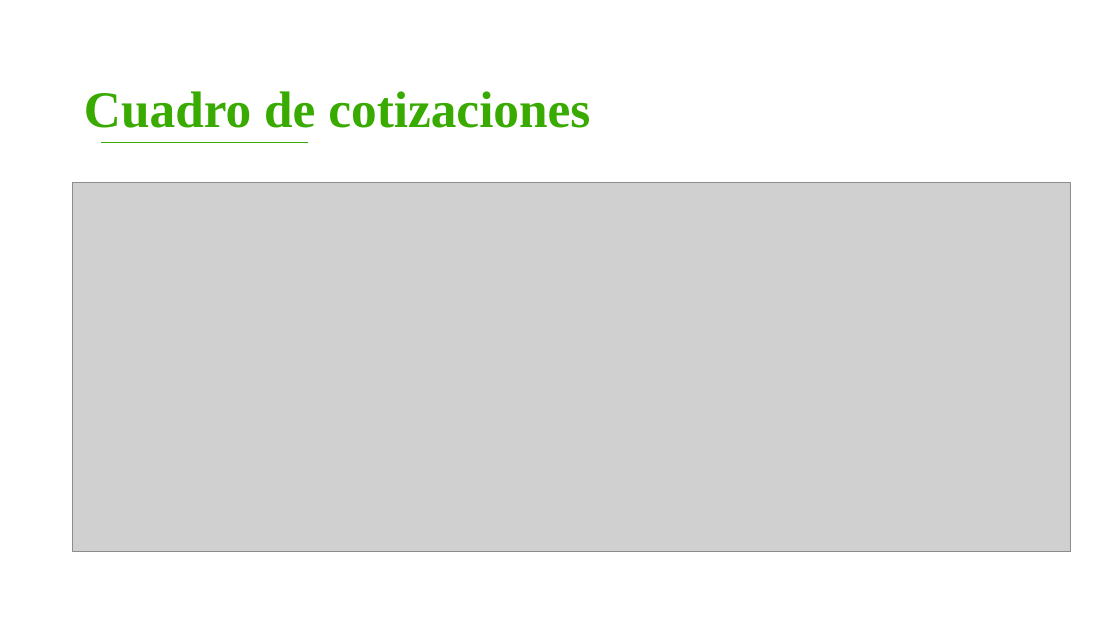
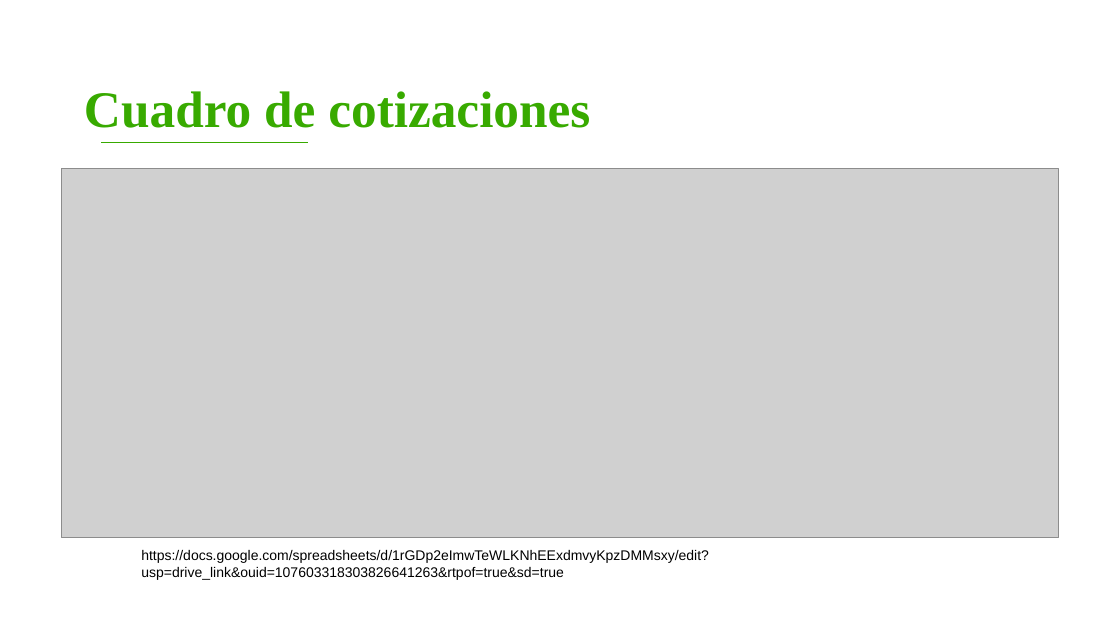
Before and after one commit to DavidV4iss/Master-Barber, a slide deck: slide 3 of PRESENTACION ENTREGABLES 2/Entregables 2.pptx. Drawn at 1120x630 pixels with LibreOffice and Linux fonts; fonts in the diff are those of the drawing; grey boxes stand for pictures; background and template pictures are left out. Boxes give left, top, right and bottom in pixels: in the first picture for what was removed or moved away, otherwise in the second. Text is boxed around its words. In the diff, an @@ line names an element or a change of style, - is before the commit and + after.

```diff
--- a/PRESENTACION ENTREGABLES 2/Entregables 2.pptx
+++ b/PRESENTACION ENTREGABLES 2/Entregables 2.pptx
@@ picture: place and size @@
-picture at bbox=[73, 182, 1070, 551]
+picture at bbox=[61, 169, 1059, 538]
@@ text added at bbox=[141, 550, 709, 580], 12 pt, text #000000 @@
+https://docs.google.com/spreadsheets/d/1rGDp2eImwTeWLKNhEExdmvyKpzDMMsxy/edit?usp=drive_link&ouid=107603318303826641263&rtpof=true&sd=true
```
Also in this commit, not shown: 4 other slides changed, 7 slides added, 15 slides removed.
